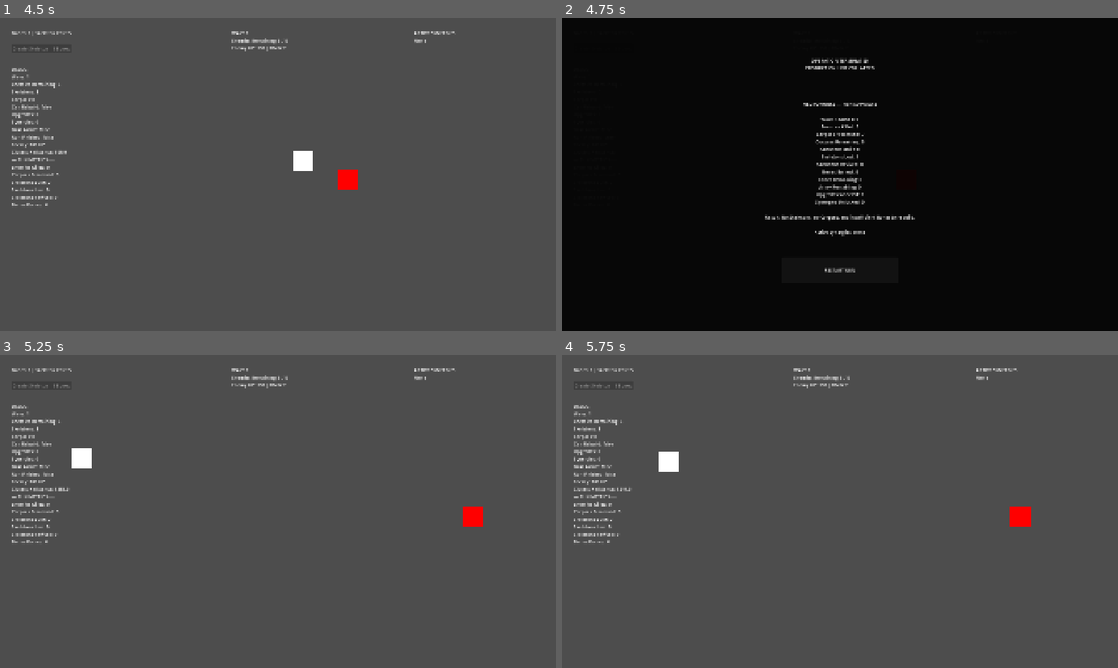
Above: before the commit, frames 1-4 (two rows, left to right).
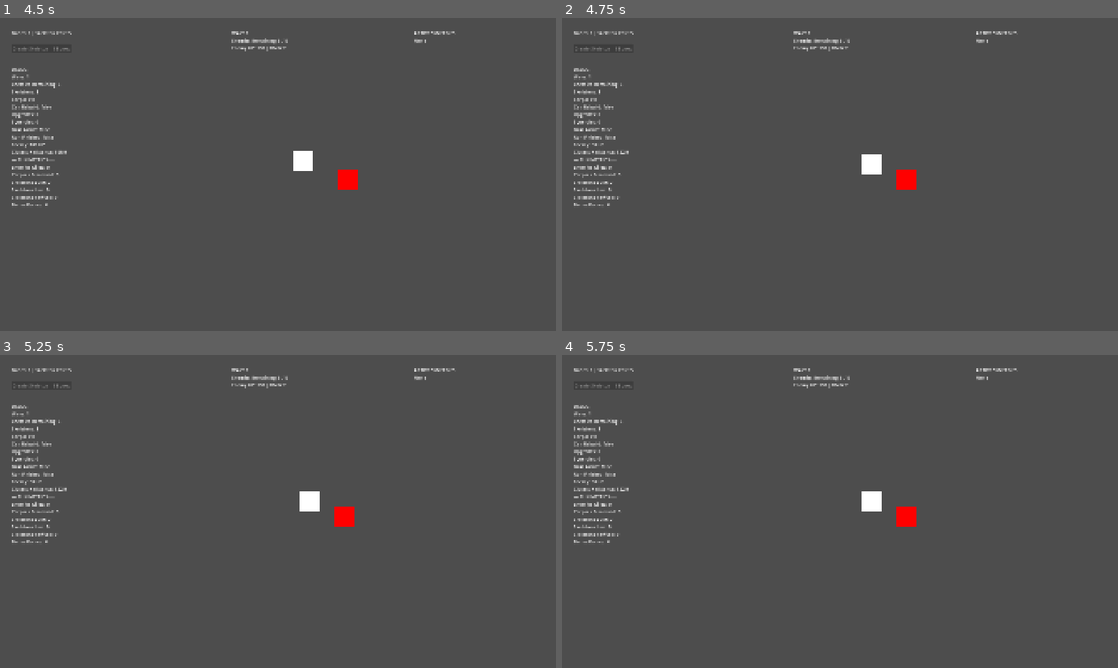
Above: after the commit, the same moments.

Repository: luizfelippe-dev/NecroWorks
Game: Godot game, scene res://main.tscn
Two runs of this game, one before a commit and one after it. Both use one fixed random seed, a clock stepped at 60 frames per second and the inputs below. The project has no main scene, so this scene is started directly.
Inputs (mouse positions are in pixels of both pictures, inside the frame that each line leads up to):
- Up to frame 1 (4.5 s): no input
- Up to frame 2 (4.75 s): no input
- Up to frame 3 (5.25 s): click (278, 608) at 5 s, where only the run before the commit has a clickable "RESTART RUN"
- Up to frame 4 (5.75 s): no input

Frame 1 is identical in both runs. In frame 2, 99% of the frame differs, in the area x 0-100%, y 0-100%; in frame 3, 1.0%; in frame 4, 1.0%.

Commit message:
feat: complete first playable run

Diff:
--- a/main.gd
+++ b/main.gd
@@ -44,7 +44,7 @@
 # VIDA
 # =========================================================
 
-var skeleton_max_hp: int = 1
+var skeleton_max_hp: int = 100
 
 var enemy_max_hp: int = 100
 var enemy_hp: int = 100
Binary file added: necrodesign.png
Not shown, added: necrodesign.png.import
Not shown, changed: CHANGELOG.md
Not shown, changed: README.md
Not shown, changed: docs/AI_HANDOFF.md
Not shown, changed: docs/ARCHITECTURE.md
Not shown, changed: docs/COMMERCIAL_PLAN.md
Not shown, changed: docs/DECISIONS.md
Not shown, changed: docs/DEVLOG.md
Not shown, changed: docs/GAME_DESIGN.md
Not shown, changed: docs/ROADMAP.md
